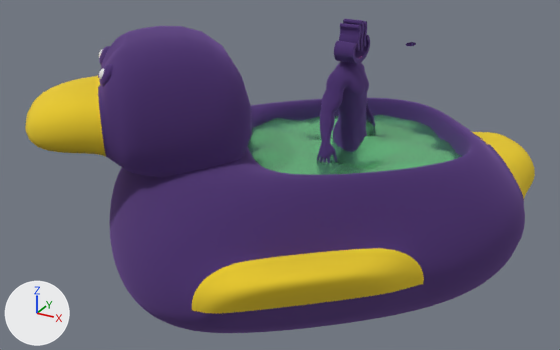
A saved change to the glTF model model.glb.
One viewpoint serves both versions: a 50 mm camera at (4.08, -6.45, 5.28) aimed at (0.01, 0.95, 1.58). Lighting does not change. The marker at lower left points along +X, +Y and +Z. The older version comes first. Where no turn or scale is listed for an object, it has been applied to the vertices. Vertices at exactly the same position are counted once.

In view in the first picture: 'FinalBaseMesh', '吹き出し', '平面', '顔'.
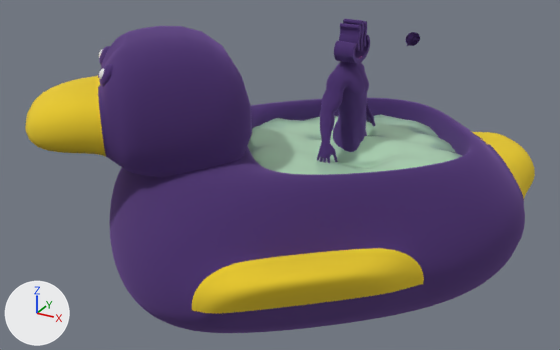
Edits to the bpy script that builds the scene:
```text
Change mat_マテリアル:
    mat_マテリアル.base_color: (0.225, 0.8, 0.356) -> (0.51, 0.8, 0.559)  # green #82e7a1 -> green #bde7c5
    mat_マテリアル.metallic: 0.813 -> 0.28
Change me_円:
    used by ob_吹き出し; location = (1.121, 1.952, 3.047)
    remove me_円.from_pydata(...)  # 128 vertices, 248 faces; spans x -0.0103..0.085, y -0.0093..0.0861, z -0.0004..0.0467
    add me_円.from_pydata(...)  # 128 vertices, 248 faces; spans x -0.014..0.1158, y -0.0126..0.1172, z -0.0014..0.1625
    me_円 part 1: the whole mesh is scaled about its middle by (1.36, 1.36, 3.48), then moved by (0.0135, 0.0139, 0.0574)
```

Location of each change, (x1, y1, x2, y2) in pixels of the pictures (560 x 350 px):
'平面', recoloured, surface changed (lighter)
    both: (247, 114, 462, 175)
'吹き出し', moved, rescaled
    before: (406, 42, 416, 47)
    after: (405, 32, 420, 47)
